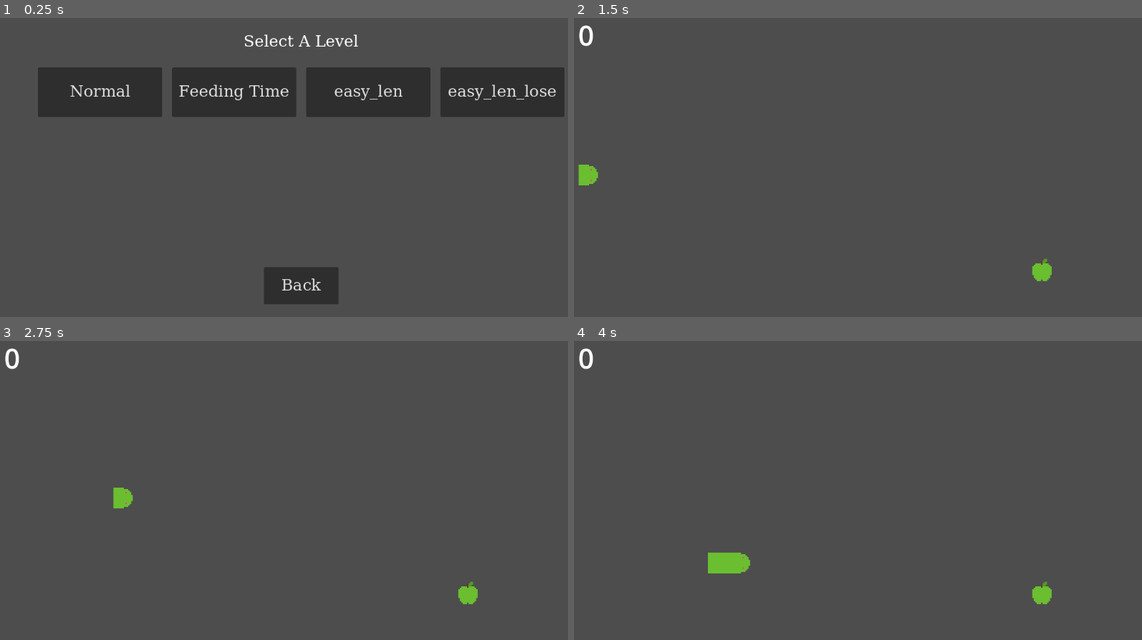
Above: before the commit, frames 1-4 (two rows, left to right).
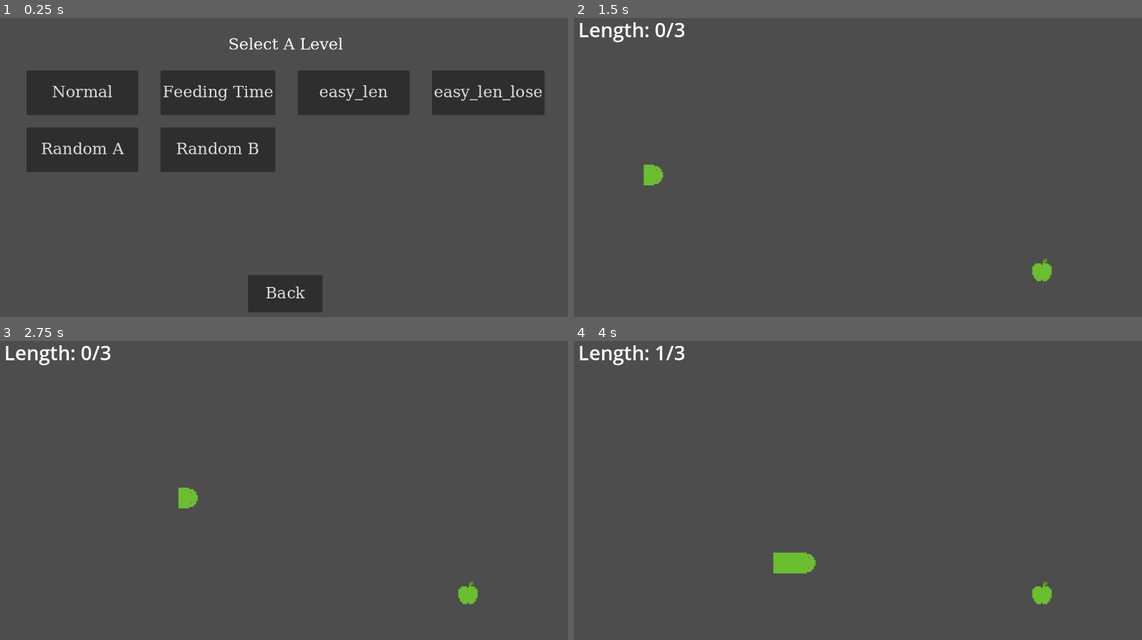
Above: after the commit, the same moments.

Repository: hollisma/snek-godot
Game: Godot game, scene res://scenes/managers/main.tscn
Same seed, same stepped clock (60 frames per second), same inputs: the game is played once before the commit and once after it.
Inputs (mouse positions are in pixels of both pictures, inside the frame that each line leads up to):
- Up to frame 1 (0.25 s): no input
- Up to frame 2 (1.5 s): click (659, 149) at 0.5 s, where only the run after the commit has a clickable "Random A"; click (676, 92) at 1.25 s, where only the run before the commit has a clickable "Normal"
- Up to frame 3 (2.75 s): hold D (move_right) from 2.03 s (still down); tap 1 (dev 1) at 2.1 s
- Up to frame 4 (4 s): release D (move_right) at 2.78 s; hold S (move_down) 2.78-3.53 s; tap 2 (dev 2) at 2.85 s; hold D (move_right) from 3.53 s (still down); tap 3 (dev 3) at 3.6 s

The runs differ from the first frame. In frame 1, 13% of the frame differs, in the area x 4-100%, y 5-99%; in frame 2, 0.9%; in frame 3, 0.9%; in frame 4, 1.4%.

Commit message:
showing win-con condition and target in-game

Diff:
--- a/project.godot
+++ b/project.godot
@@ -21,6 +21,7 @@
 MusicManager="*res://scenes/managers/music_manager.tscn"
 LevelManager="*res://scripts/managers/level_manager.gd"
 ResourcePaths="*res://scripts/utils/resource_paths.gd"
+GameEnums="*res://scripts/utils/game_enums.gd"
 
 [global_group]
 
--- a/scenes/menus/hud.tscn
+++ b/scenes/menus/hud.tscn
@@ -29,7 +29,7 @@
 offset_top = 3.0
 offset_right = 155.0
 offset_bottom = 121.0
-theme_override_font_sizes/font_size = 56
+theme_override_font_sizes/font_size = 40
 text = "0"
 
 [node name="MessageTimer" type="Timer" parent="."]
--- a/scenes/menus/level_select.tscn
+++ b/scenes/menus/level_select.tscn
@@ -12,10 +12,10 @@
 
 [node name="VBoxContainer" type="VBoxContainer" parent="."]
 layout_mode = 0
-offset_left = 85.0
-offset_top = 39.0
-offset_right = 1085.0
-offset_bottom = 585.0
+offset_left = 62.0
+offset_top = 45.0
+offset_right = 1091.0
+offset_bottom = 601.0
 theme_override_constants/separation = 35
 alignment = 1
 
@@ -30,8 +30,8 @@
 layout_mode = 2
 size_flags_vertical = 3
 theme = ExtResource("2_1g16o")
-theme_override_constants/h_separation = 20
-theme_override_constants/v_separation = 20
+theme_override_constants/h_separation = 45
+theme_override_constants/v_separation = 25
 columns = 4
 
 [node name="BottomContainer" type="CenterContainer" parent="VBoxContainer"]
--- a/scripts/gameplay/snek.gd
+++ b/scripts/gameplay/snek.gd
@@ -37,9 +37,11 @@
 	_check_self_collision()
 
 func start():
-	speed = default_speed
+	reset()
 	moving = true
 	show()
+	emit_signal("speed_changed", default_speed)
+	emit_signal("length_changed", segments.size())
 
 func stop():
 	moving = false
@@ -51,6 +53,7 @@
 		segment.queue_free()
 	segments.clear()
 	start_index = 0
+	speed = default_speed
 	direction = Vector2.RIGHT
 	$Head.rotation = 0
 	$Head.global_position = Vector2(10, screen_size.y / 2)
--- a/scripts/managers/level_manager.gd
+++ b/scripts/managers/level_manager.gd
@@ -110,4 +110,42 @@
 			"visuals": 1,
 		}
 	},
+	"Random A": {
+		"name": "Random A",
+		"win_cons": [
+			{
+				"con_type": "length",
+				"comparator": "over",
+				"value": 3,
+			},
+		],
+		"lose_cons": [],
+		"music": ResourcePaths.MUSIC["feeding_time"],
+		"powerups": {
+			"speed": 4,
+			"slow": 4,
+			"scissors": 2,
+			"music": 1,
+			"visuals": 1,
+		}
+	},
+	"Random B": {
+		"name": "Random B",
+		"win_cons": [],
+		"lose_cons": [
+			{
+				"con_type": "length",
+				"comparator": "over",
+				"value": 3,
+			},
+		],
+		"music": ResourcePaths.MUSIC["feeding_time"],
+		"powerups": {
+			"speed": 4,
+			"slow": 4,
+			"scissors": 2,
+			"music": 1,
+			"visuals": 1,
+		}
+	},
 }
--- a/scripts/managers/main.gd
+++ b/scripts/managers/main.gd
@@ -66,10 +66,11 @@
 	clear_node(ui_container)
 	_reset_gameplay_container()
 	_create_hud()
-	hud.update_score(score)
 
+	objective_manager.condition_updated.connect(hud.update_score_display)
+	LevelManager.start_level(objective_manager, powerup_manager, food_manager, level_id)
+	_update_score(0)
 	snek.start()
-	LevelManager.start_level(objective_manager, powerup_manager, food_manager, level_id)
 	game_state = GameState.IN_GAME
 
 func _replay_level():
@@ -84,17 +85,15 @@
 ########################
 
 func _on_objectives_completed(outcome):
-	if outcome == objective_manager.Outcome.WIN:
+	if outcome == GameEnums.Outcome.WIN:
 		_do_level_end_screen(true)
-	elif outcome == objective_manager.Outcome.LOSE:
+	elif outcome == GameEnums.Outcome.LOSE:
 		_do_level_end_screen(false)
 
 func _on_appl_eaten(appl):
 	food_manager.spawn_appl()
-	score += appl.points
-	if hud != null:
-		hud.update_score(score)
-	objective_manager.update_condition(objective_manager.ConditionType.SCORE, score)
+	var new_score = score + appl.points
+	_update_score(new_score)
 	appl.queue_free()
 
 func _on_snek_death():
@@ -103,10 +102,10 @@
 	_do_level_end_screen(false)
 
 func _on_snek_length_changed(length):
-	objective_manager.update_condition(objective_manager.ConditionType.LENGTH, length)
+	objective_manager.update_condition(GameEnums.ConditionType.LENGTH, length)
 
 func _on_snek_speed_changed(speed):
-	objective_manager.update_condition(objective_manager.ConditionType.SPEED, speed)
+	objective_manager.update_condition(GameEnums.ConditionType.SPEED, speed)
 
 ###############
 ### HELPERS ###
@@ -122,6 +121,10 @@
 	snek.reset()
 	score = 0
 
+func _update_score(new_score: int):
+	score = new_score
+	objective_manager.update_condition(GameEnums.ConditionType.SCORE, score)
+
 # DEV buttons
 func _process(_delta):
 	if Input.is_action_just_pressed("dev 1"):
--- a/scripts/managers/objective_manager.gd
+++ b/scripts/managers/objective_manager.gd
@@ -5,6 +5,7 @@
 enum Outcome { WIN, LOSE }
 
 signal objectives_completed(outcome: Outcome)
+signal condition_updated(con_type: ConditionType, current: int, target: int)
 
 var win_conditions: Array = [] # [ (ConditionType.SCORE, Comparator.OVER, 10), ... ]
 var lose_conditions: Array = [] # [ (ConditionType.LENGTH, Comparator.UNDER, 3), ... ]
@@ -38,14 +39,18 @@
 
 	progress[condition_type] = value
 
-	# Check lose first
+	# Update others on progress
+	for win_con in win_conditions:
+		if win_con[0] == condition_type:
+			condition_updated.emit(condition_type, value, win_con[2])
+
+	# Check win / lose logic (lose first)
 	for lose_con in lose_conditions:
 		var con_type = lose_con[0]
 		if condition_type == con_type and _value_meets(lose_con, value):
 			objectives_completed.emit(Outcome.LOSE)
 			outcome_emitted = true
 
-	# Check if all win conditions are met
 	if _all_win_cons_met():
 		objectives_completed.emit(Outcome.WIN)
 		outcome_emitted = true
--- a/scripts/ui/hud.gd
+++ b/scripts/ui/hud.gd
@@ -1,14 +1,26 @@
 extends CanvasLayer
 
+@onready var message_label = $MessageLabel
+@onready var score_label = $ScoreLabel
+@onready var message_timer = $MessageTimer
+
 func show_message(text, time_length := 0):
-	$MessageLabel.text = text
-	$MessageLabel.show()
+	message_label.text = text
+	message_label.show()
 	if time_length > 0:
-		$MessageTimer.start(time_length)
+		message_timer.start(time_length)
 
-func update_score(score):
-	$ScoreLabel.text = str(score)
-	$ScoreLabel.visible = true
+func update_score_display(con_type, current, target):
+	var label_text = ""
+	match con_type:
+		GameEnums.ConditionType.SCORE:
+			label_text = "Score: %d/%d" % [current, target]
+		GameEnums.ConditionType.LENGTH:
+			label_text = "Length: %d/%d" % [current, target]
+		GameEnums.ConditionType.SPEED:
+			label_text = "Speed: %d/%d" % [current, target]
+	score_label.text = label_text
+	score_label.visible = true
 
 func _on_MessageTimer_timeout():
-	$MessageLabel.hide()
+	message_label.hide()
--- a/scripts/ui/level_select.gd
+++ b/scripts/ui/level_select.gd
@@ -15,7 +15,7 @@
 	for level_id in LevelManager.levels.keys():
 		var button = Button.new()
 		button.text = LevelManager.levels[level_id]["name"]
-		button.custom_minimum_size = Vector2(250, 100)
+		button.custom_minimum_size = Vector2(225, 90)
 		button.pressed.connect(_on_level_selected.bind(level_id))
 		level_buttons.add_child(button)
 
--- /dev/null
+++ b/scripts/utils/game_consts.gd
@@ -0,0 +1 @@
+extends Node
--- /dev/null
+++ b/scripts/utils/game_enums.gd
@@ -0,0 +1,5 @@
+extends Node
+
+enum ConditionType { SCORE, SPEED, LENGTH}
+enum Comparator { OVER, UNDER } # OVER is >= THRESHOLD, UNDER is < THRESHOLD
+enum Outcome { WIN, LOSE }
Not shown, added: scripts/utils/game_consts.gd.uid
Not shown, added: scripts/utils/game_enums.gd.uid
